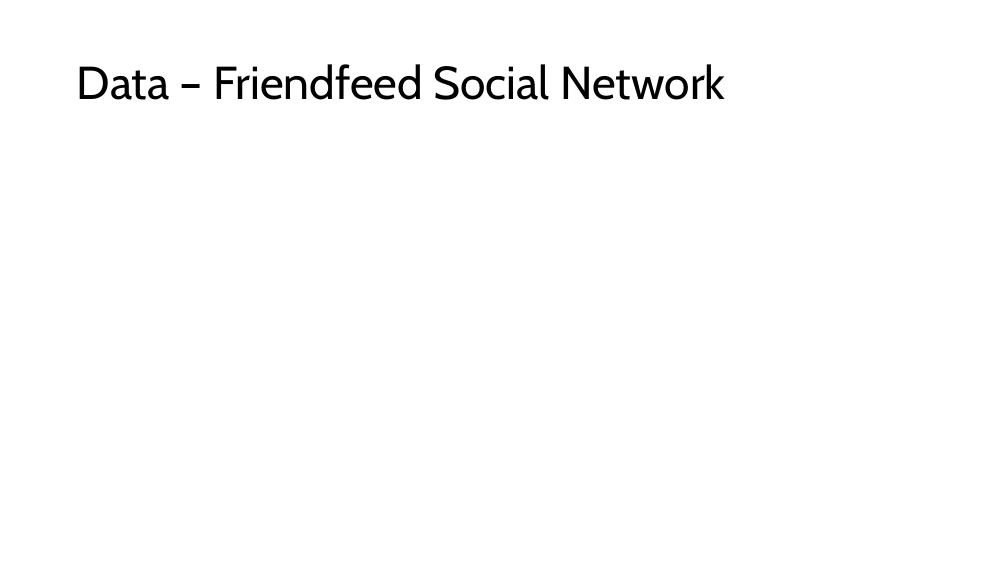
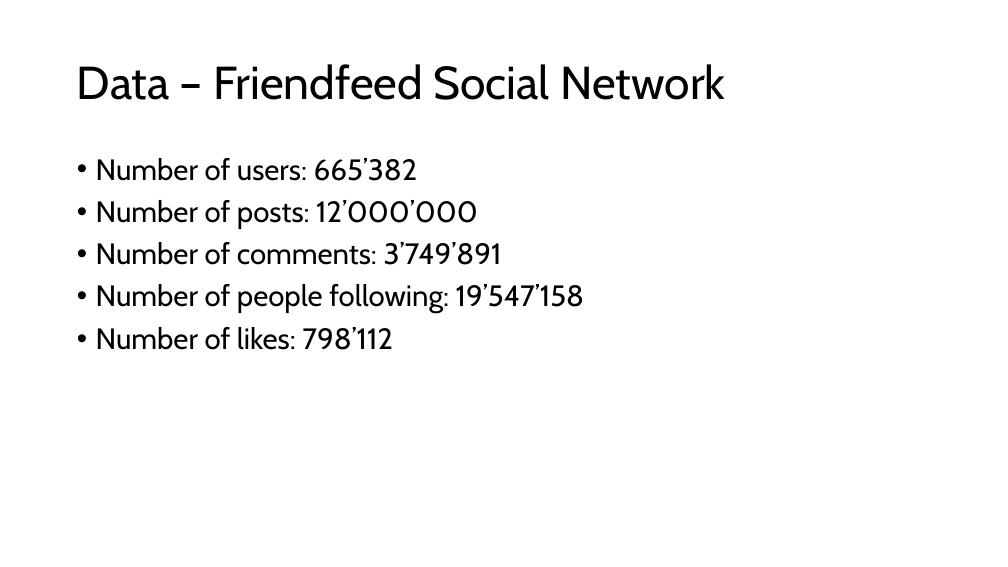
Before and after one commit to jonas-blum/data-mining-1, a slide deck: slide 3 of project/project-presentation.pptx. Drawn at 1008x567 pixels with LibreOffice and Linux fonts; fonts in the diff are those of the drawing. Boxes give left, top, right and bottom in pixels: in the first picture for what was removed or moved away, otherwise in the second. Text is boxed around its words. In the diff, an @@ line names an element or a change of style, - is before the commit and + after.

```diff
--- a/project/project-presentation.pptx
+++ b/project/project-presentation.pptx
@@ text added at bbox=[96, 158, 584, 350], 28 pt, text #000000 @@
+• Number of users: 665’382
+• Number of posts: 12’000’000
+• Number of comments: 3’749’891
+• Number of people following: 19’547’158
+• Number of likes: 798’112
```
Also in this commit, not shown: 3 other slides changed, 2 slides added, 9 other files.
